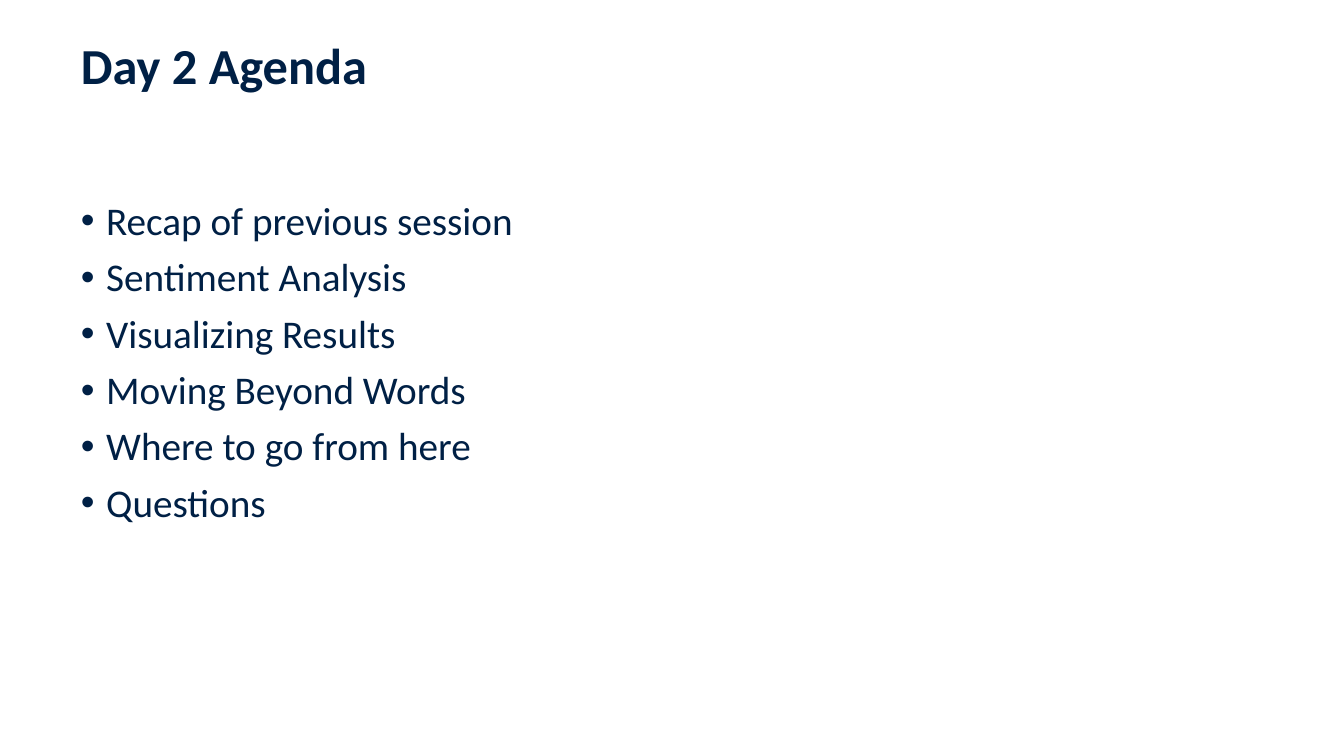
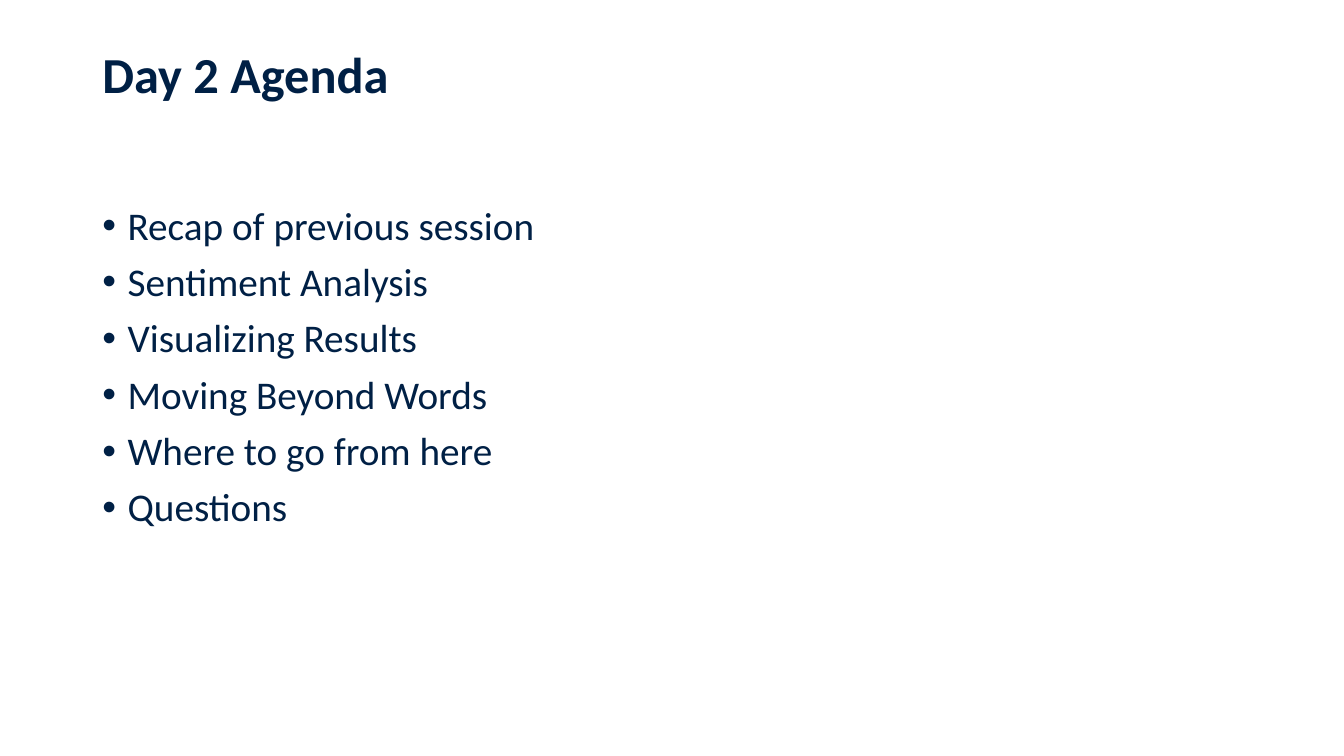
Before and after one commit to jennschilling/sentiment-analysis-in-R, a slide deck: slide 16 of slides/Sentiment Analysis in R.pptx (slide 14 before the commit). Drawn at 1344x756 pixels with LibreOffice and Linux fonts; fonts in the diff are those of the drawing; background and template pictures are left out. Boxes give left, top, right and bottom in pixels: in the first picture for what was removed or moved away, otherwise in the second. Text is boxed around its words. In the diff, an @@ line names an element or a change of style, - is before the commit and + after.

```diff
--- a/slides/Sentiment Analysis in R.pptx
+++ b/slides/Sentiment Analysis in R.pptx
@@ title "Day 2 Agenda": place and size @@
-title "Day 2 Agenda" at [81,48,367,93]
+title "Day 2 Agenda" at [102,57,388,102]
@@ text "Recap of previous session": place and size @@
-text "Recap of previous session" at [106,208,513,523]
+text "Recap of previous session" at [128,213,535,527]
```
Also in this commit, not shown: 6 other slides changed, 8 slides added, 3 slides removed.
